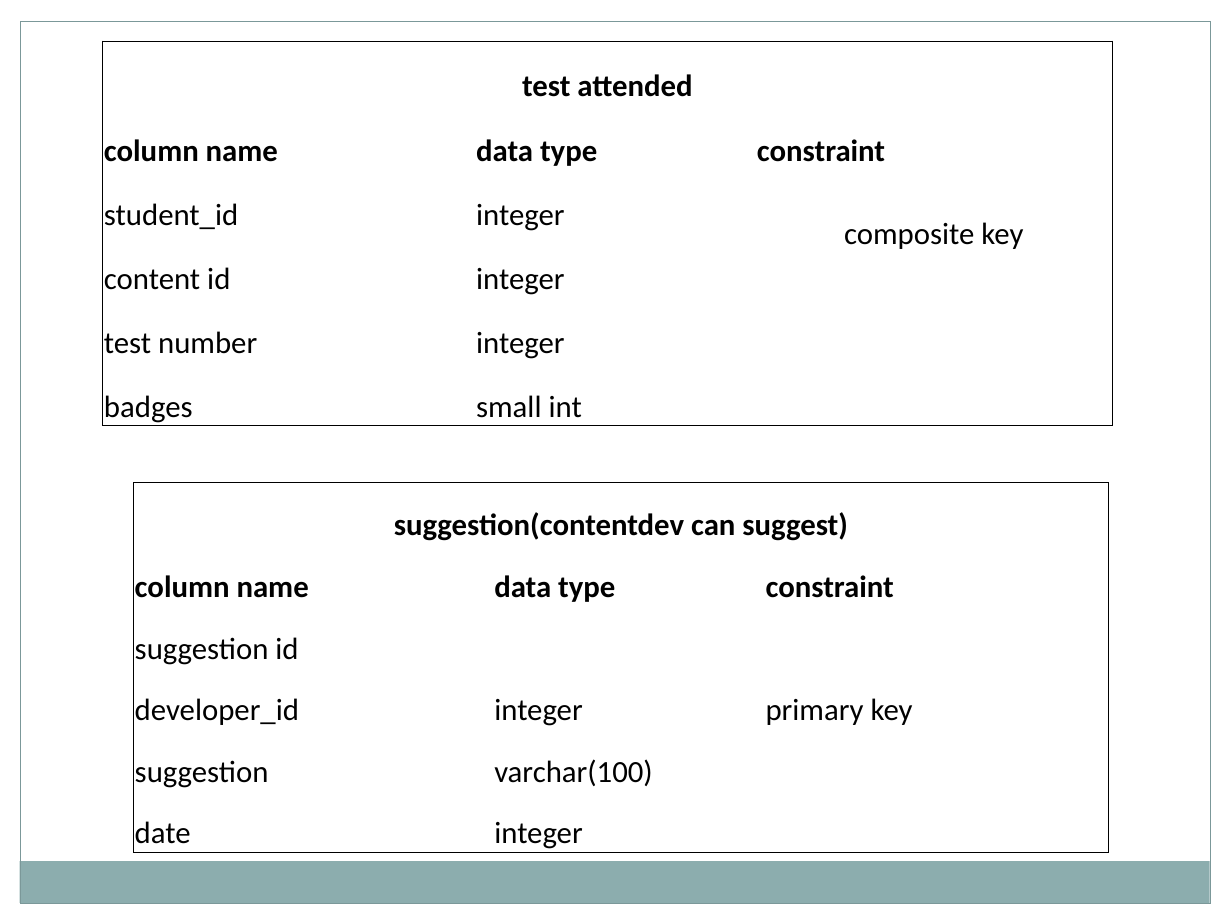
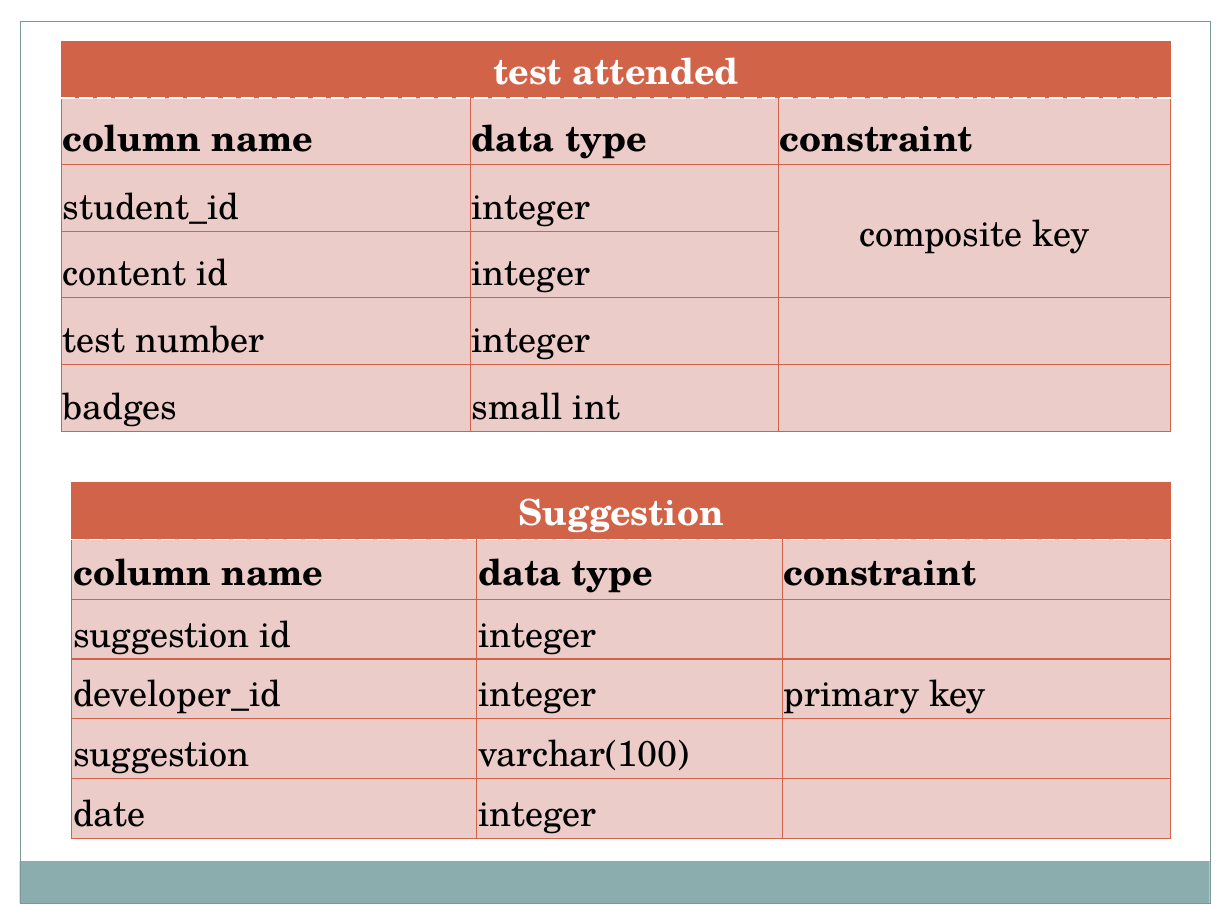
Before and after one commit to Bsccs/tutorial-site, a slide deck: slide 55 of documentation/project.pptx (slide 54 before the commit). Drawn at 1232x924 pixels with LibreOffice and Linux fonts; fonts in the diff are those of the drawing. Boxes give left, top, right and bottom in pixels: in the first picture for what was removed or moved away, otherwise in the second. Text is boxed around its words. In the diff, an @@ line names an element or a change of style, - is before the commit and + after.

```diff
--- a/documentation/project.pptx
+++ b/documentation/project.pptx
@@ table at [62, 41, 1170, 431] @@
@@ fill none to #D16349 in row 1, column 1 @@
@@ size 18 to 21 pt, font Calibri to TeX Gyre Schola @@
@@ text colour #000000 to #FFFFFF in "test attended" @@
@@ borders changed @@
@@ table: place and size @@
-table at [102, 41, 1111, 427]
+table at [62, 41, 1170, 431]
@@ table at [71, 483, 1170, 838] @@
-row 1, column 1: suggestion(contentdev can suggest)
+row 1, column 1: Suggestion
-row 3, column 2: 
+row 3, column 2: integer
@@ fill none to #D16349 in row 1, column 1 @@
@@ size 18 to 21 pt, font Calibri to TeX Gyre Schola in "column name", "data type", "constraint", "suggestion id" and 7 more places @@
@@ borders changed @@
@@ table: place and size @@
-table at [133, 483, 1109, 853]
+table at [71, 483, 1170, 838]
```
Also in this commit, not shown: 13 other slides changed, 1 slide added.
